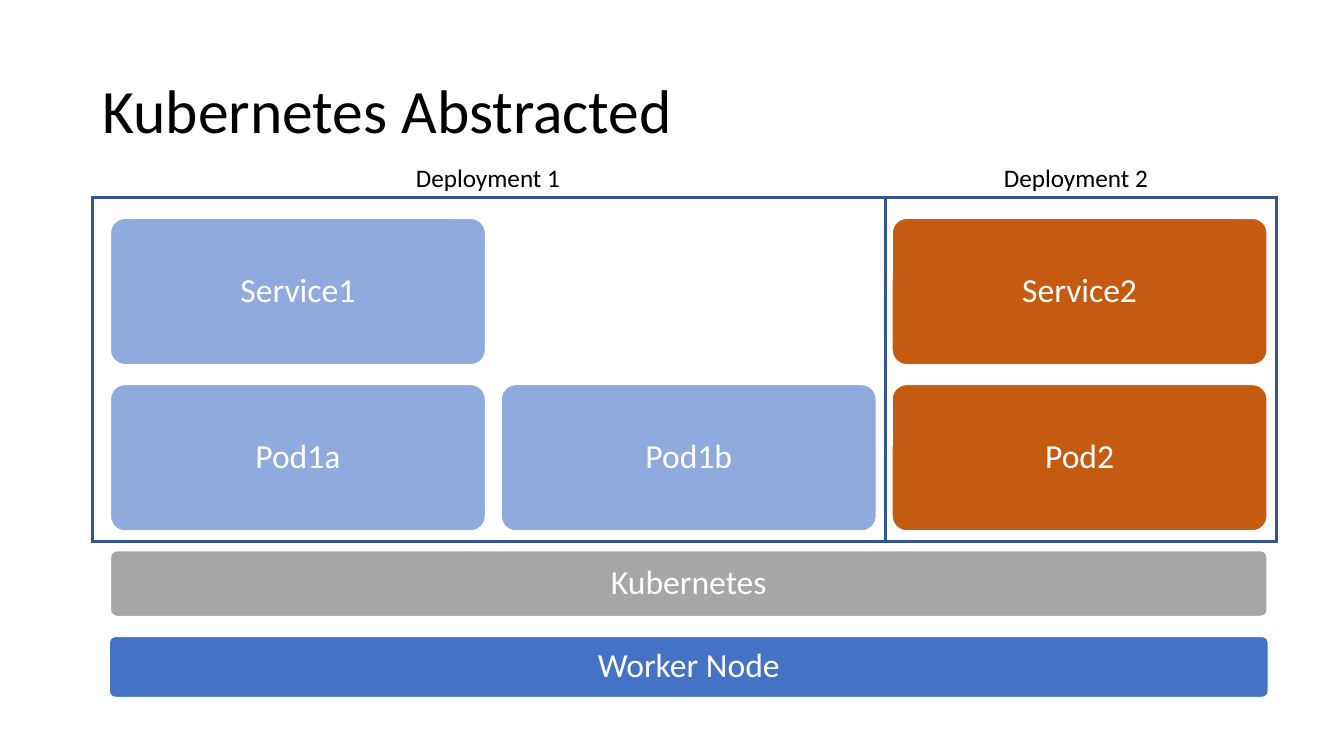
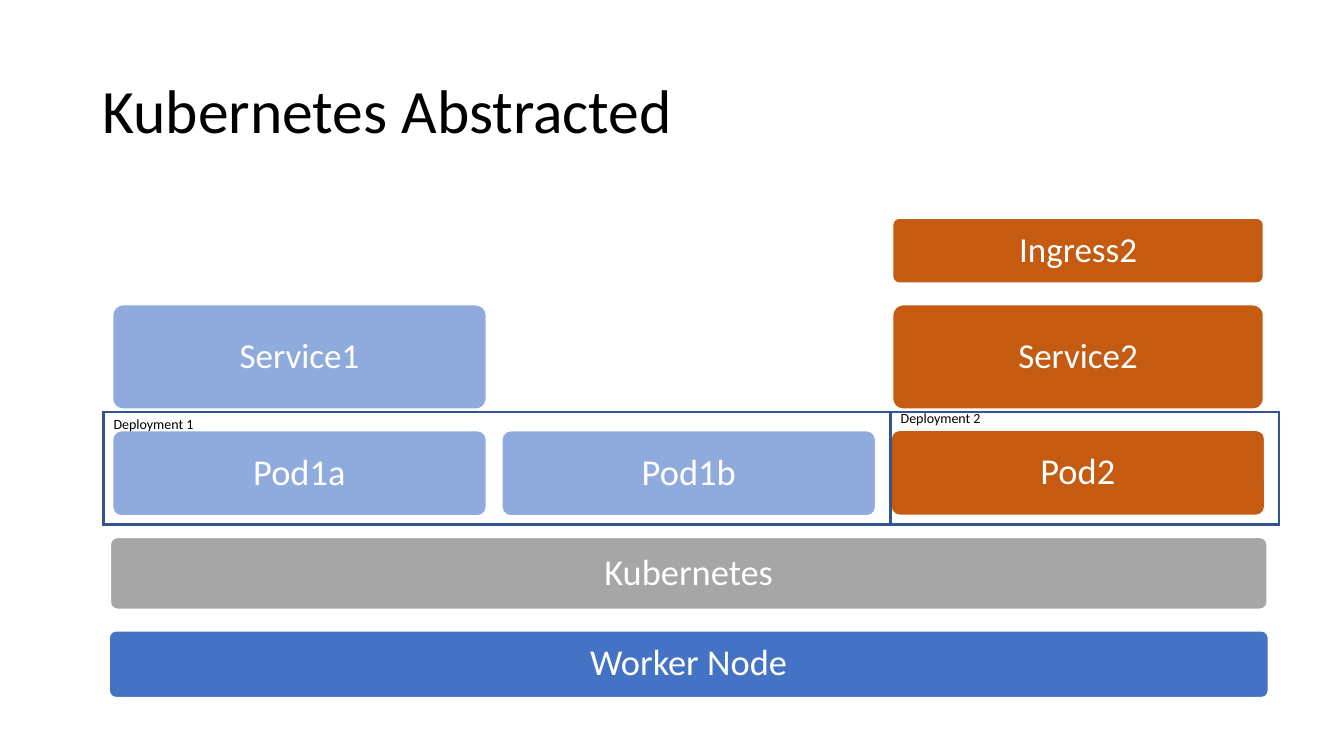
Before and after one commit to chlsmith/docker-and-k8s, a slide deck: slide 9 of fun-with-k8s.pptx. Drawn at 1344x756 pixels with LibreOffice and Linux fonts; fonts in the diff are those of the drawing. Boxes give left, top, right and bottom in pixels: in the first picture for what was removed or moved away, otherwise in the second. Text is boxed around its words. In the diff, an @@ line names an element or a change of style, - is before the commit and + after.

```diff
--- a/fun-with-k8s.pptx
+++ b/fun-with-k8s.pptx
@@ rounded rectangle: place and size @@
-rounded rectangle at [892, 219, 1267, 365]
+rounded rectangle at [893, 218, 1264, 282]
@@ text added at [1019, 239, 1137, 268], 25 pt, text #FFFFFF @@
+Ingress2
@@ rounded rectangle: place and size @@
-rounded rectangle at [111, 219, 486, 365]
+rounded rectangle at [113, 304, 487, 409]
@@ text "Service1" at [240, 344, 360, 368]: size 24 to 25 pt @@
@@ text "Service1": place and size @@
-text "Service1" at [240, 279, 355, 302]
+text "Service1" at [240, 344, 360, 368]
@@ rounded rectangle added at [893, 304, 1264, 409], fill #C55A11, outline #FFFFFF 1 pt @@
@@ text "Service2": place and size @@
-text "Service2" at [1022, 279, 1137, 303]
+text "Service2" at [1018, 344, 1138, 369]
@@ text "Service2" at [1018, 344, 1138, 369]: size 24 to 25 pt @@
@@ text "Deployment 1" at [114, 419, 193, 434]: size 18 to 10 pt @@
@@ text "Deployment 1": place and size @@
-text "Deployment 1" at [416, 169, 560, 191]
+text "Deployment 1" at [114, 419, 193, 434]
@@ rectangle: place and size @@
-rectangle at [93, 198, 886, 541]
+rectangle at [104, 412, 891, 525]
@@ text "Deployment 2": place and size @@
-text "Deployment 2" at [1004, 169, 1148, 191]
+text "Deployment 2" at [901, 412, 980, 426]
@@ text "Deployment 2" at [901, 412, 980, 426]: size 18 to 10 pt @@
@@ rectangle: place and size @@
-rectangle at [886, 198, 1277, 541]
+rectangle at [891, 412, 1279, 525]
@@ rounded rectangle: place and size @@
-rounded rectangle at [111, 384, 486, 530]
+rounded rectangle at [113, 431, 487, 515]
@@ text "Pod1a": place and size @@
-text "Pod1a" at [255, 445, 340, 468]
+text "Pod1a" at [253, 460, 345, 485]
@@ rounded rectangle: place and size @@
-rounded rectangle at [501, 384, 876, 530]
+rounded rectangle at [502, 431, 876, 515]
@@ size 24 to 26 pt in 5 elements at [590, 649, 787, 676], [604, 560, 773, 585], [1040, 458, 1115, 485], [253, 460, 345, 485], [642, 460, 736, 485] @@
@@ text "Pod1b": place and size @@
-text "Pod1b" at [645, 445, 732, 468]
+text "Pod1b" at [642, 460, 736, 485]
@@ rounded rectangle: place and size @@
-rounded rectangle at [892, 384, 1267, 530]
+rounded rectangle at [891, 431, 1265, 515]
@@ text "Pod2": place and size @@
-text "Pod2" at [1045, 444, 1114, 469]
+text "Pod2" at [1040, 458, 1115, 485]
@@ rounded rectangle: place and size @@
-rounded rectangle at [111, 551, 1268, 616]
+rounded rectangle at [111, 537, 1268, 609]
@@ text "Kubernetes": place and size @@
-text "Kubernetes" at [611, 571, 767, 594]
+text "Kubernetes" at [604, 560, 773, 585]
@@ rounded rectangle: place and size @@
-rounded rectangle at [109, 636, 1268, 698]
+rounded rectangle at [109, 631, 1268, 698]
```
Also in this commit, not shown: 5 other slides changed, 1 slide added.
